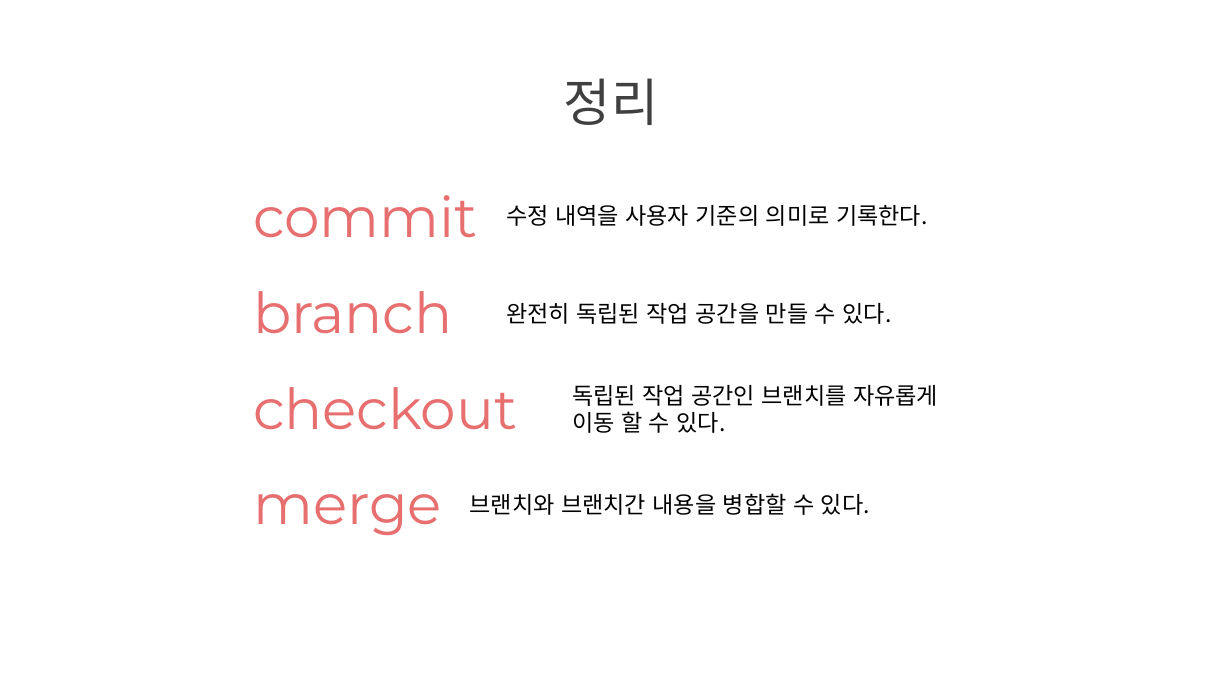
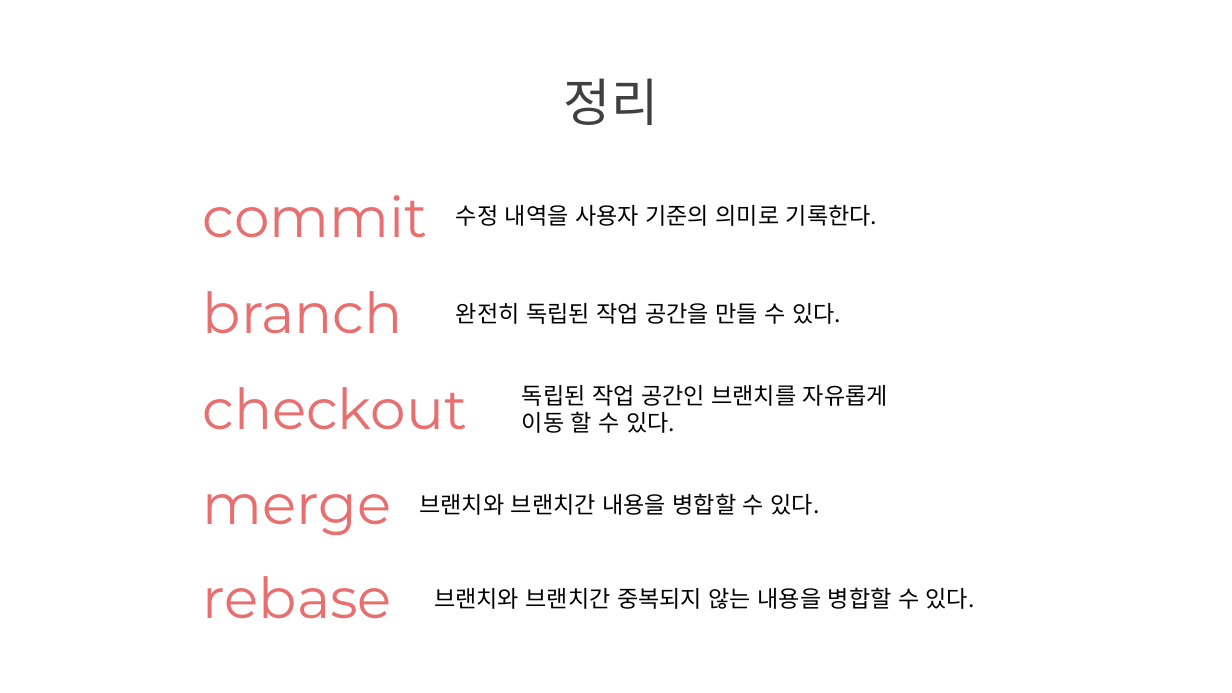
Before and after one commit to juniair/Summary-PPT, a slide deck: slide 24 of git 사용법.pptx (slide 23 before the commit). Drawn at 1232x693 pixels with LibreOffice and Linux fonts; fonts in the diff are those of the drawing. Boxes give left, top, right and bottom in pixels: in the first picture for what was removed or moved away, otherwise in the second. Text is boxed around its words. In the diff, an @@ line names an element or a change of style, - is before the commit and + after.

```diff
--- a/git 사용법.pptx
+++ b/git 사용법.pptx
@@ 8 texts: place and size @@
-8 texts at <box>253,195,938,535</box>
+8 texts at <box>203,195,888,535</box>
@@ text added at <box>203,576,392,618</box>, 44 pt, text #E76F6F @@
+rebase
@@ text added at <box>434,587,975,609</box>, 18 pt, text #000000 @@
+브랜치와 브랜치간 중복되지 않는 내용을 병합할 수 있다.
```
Also in this commit, not shown: 1 other slide changed, 9 slides added, 1 slide removed.
